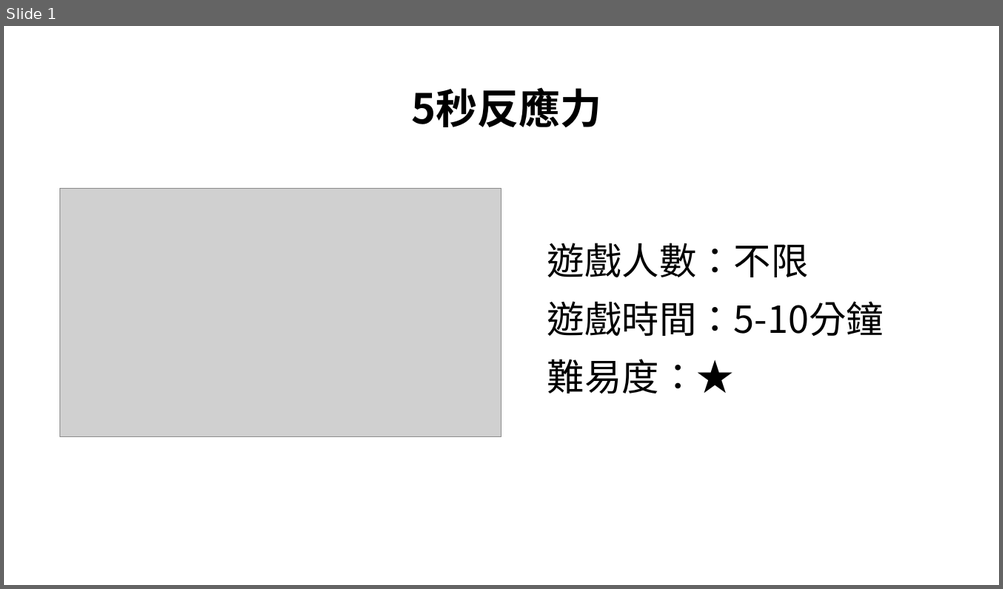
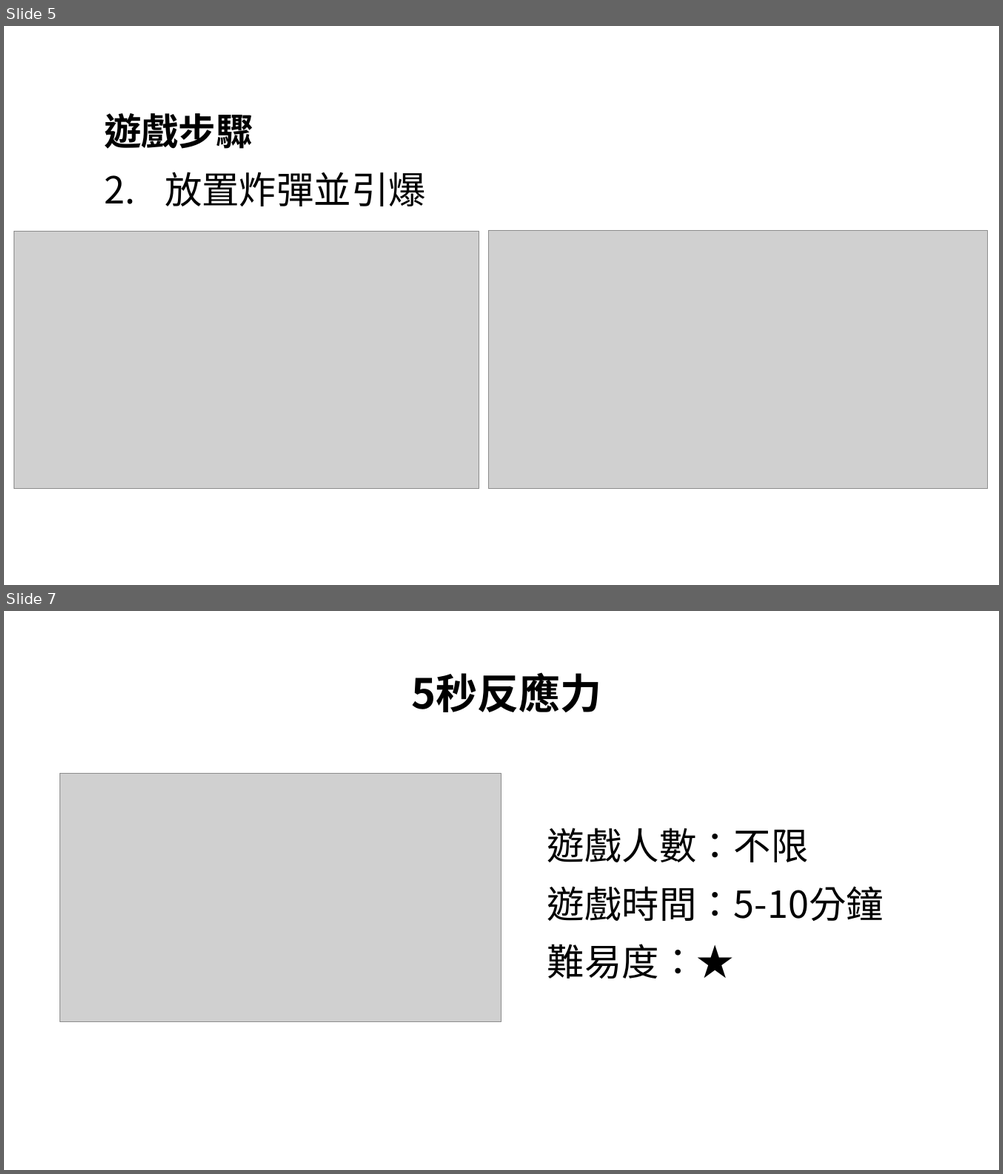
Before and after one commit to tidaohuang/react-game, a slide deck: tutorial.pptx. Shown one above the other, each under a label of ours: slide 1 before the commit, slides 5 and 7 after it; the slides between them are not shown. The pictures are 1003x589 and 1003x1174 pixels, drawn with LibreOffice and Linux fonts; fonts in the diff are those of the drawing; grey boxes stand for pictures. Boxes give left, top, right and bottom in pixels: in the first picture for what was removed or moved away, otherwise in the second. Text is boxed around its words. In the diff, an @@ line names an element or a change of style, - is before the commit and + after.

```diff
--- a/tutorial.pptx
+++ b/tutorial.pptx
@@ slide 5 added at bbox=[4, 26, 999, 585], background #FFFFFF @@
@@ text added at bbox=[104, 113, 426, 207], 36 pt, text #000000 @@
+遊戲步驟
+2. 放置炸彈並引爆
@@ picture added at bbox=[14, 231, 478, 489] @@
@@ picture added at bbox=[488, 231, 987, 489] @@
@@ what was slide 1 is now slide 7 @@
```
Also in this commit, not shown: 5 other slides added, 11 other files.
